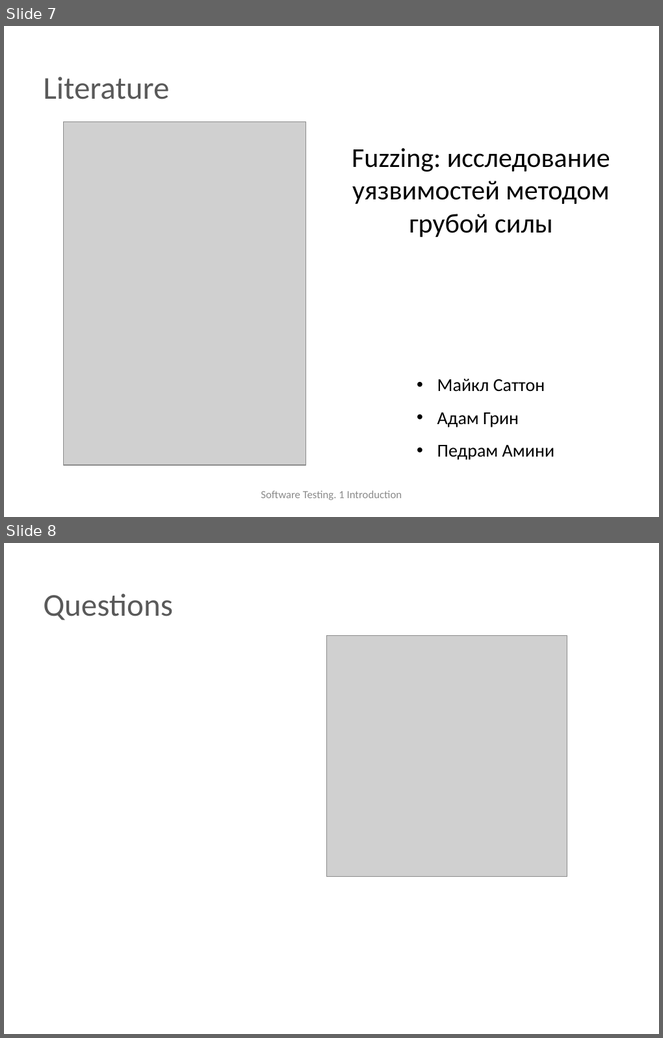
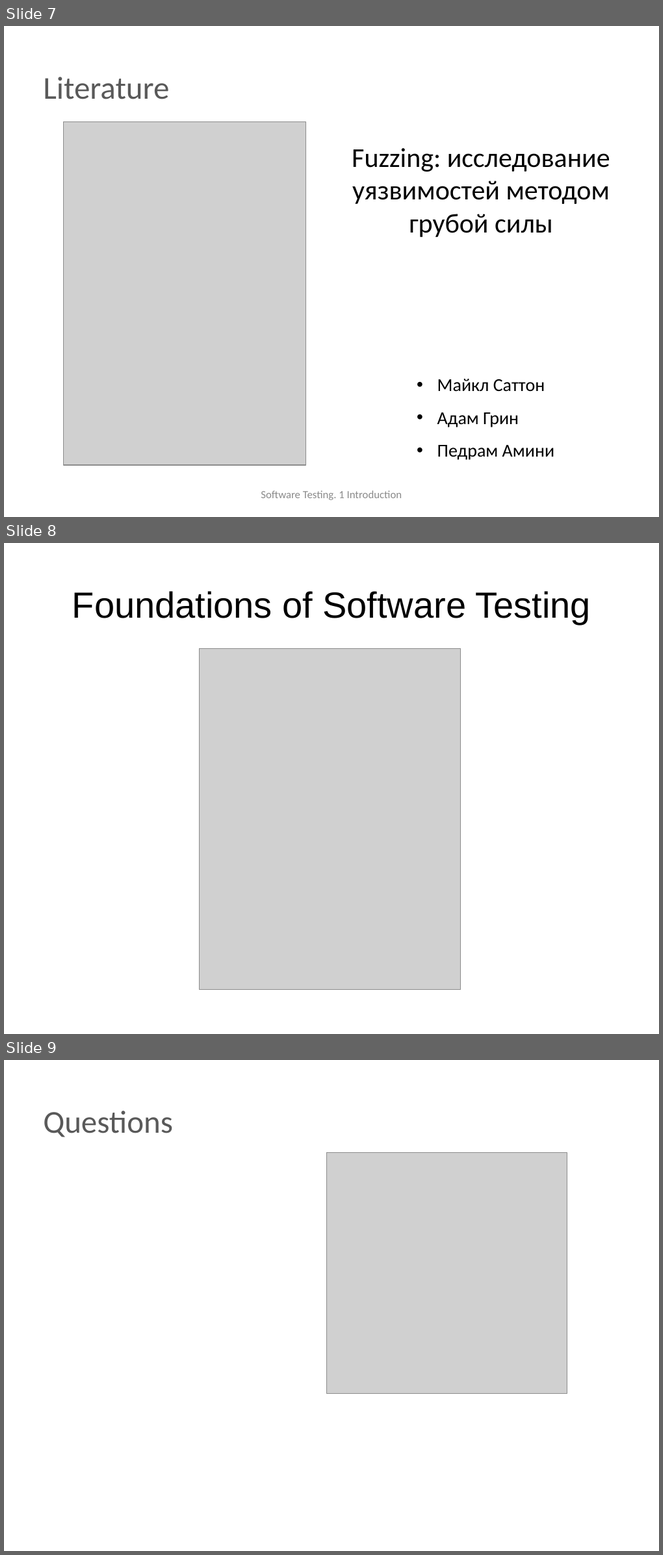
Before and after one commit to BigRacer/swtesting, a slide deck: 0.Introduction_part1/Introduction.pptx. Shown one above the other, each under a label of ours: slides 7 and 8 before the commit, slides 7, 8 and 9 after it. The pictures are 663x1038 and 663x1555 pixels, drawn with LibreOffice and Linux fonts; fonts in the diff are those of the drawing; grey boxes stand for pictures; background and template pictures are left out. Boxes give left, top, right and bottom in pixels: in the first picture for what was removed or moved away, otherwise in the second. Text is boxed around its words. In the diff, an @@ line names an element or a change of style, - is before the commit and + after.

```diff
--- a/0.Introduction_part1/Introduction.pptx
+++ b/0.Introduction_part1/Introduction.pptx
@@ slide 8 added at bbox=[4, 543, 659, 1034], background picture (left out) @@
@@ title added at bbox=[72, 591, 591, 624], 40 pt, text #000000 @@
+Foundations of Software Testing
@@ picture added at bbox=[199, 648, 461, 990] @@
@@ what was slide 8 is now slide 9 @@
```
Also in this commit, not shown: 1 slide changed, 1 other file.
